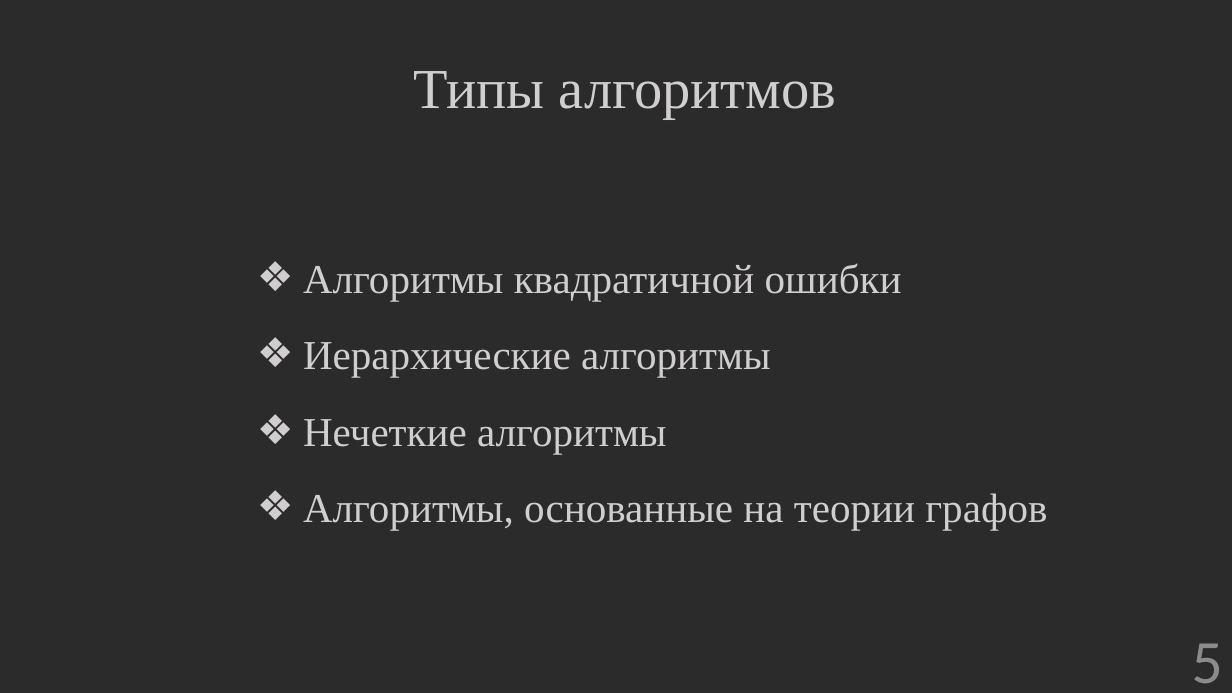
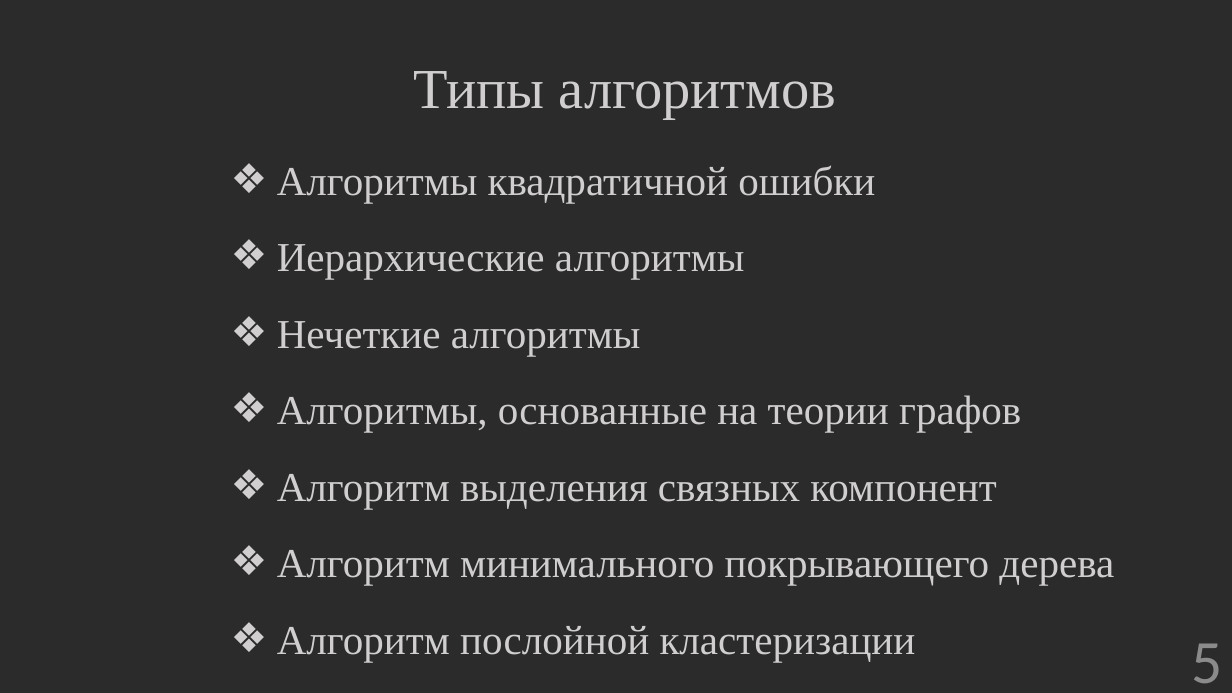
Before and after one commit to hetikk/diplom, a slide deck: slide 5 of docs/Презентация.pptx. Drawn at 1232x693 pixels with LibreOffice and Linux fonts; fonts in the diff are those of the drawing; background and template pictures are left out; a plain dark background stands for a picture behind light text. Boxes give left, top, right and bottom in pixels: in the first picture for what was removed or moved away, otherwise in the second. Text is boxed around its words. In the diff, an @@ line names an element or a change of style, - is before the commit and + after.

```diff
--- a/docs/Презентация.pptx
+++ b/docs/Презентация.pptx
@@ text "Алгоритмы квадратичной ошибки": place and size @@
-text "Алгоритмы квадратичной ошибки" at (303, 263, 1047, 530)
+text "Алгоритмы квадратичной ошибки" at (277, 165, 1114, 662)
@@ text at (277, 474, 1114, 662): paragraphs added @@
+    ❖ Алгоритм выделения связных компонент
+    ❖ Алгоритм минимального покрывающего дерева
+    ❖ Алгоритм послойной кластеризации
```
Also in this commit, not shown: 10 slides added, 1 slide removed, 3 other files.
